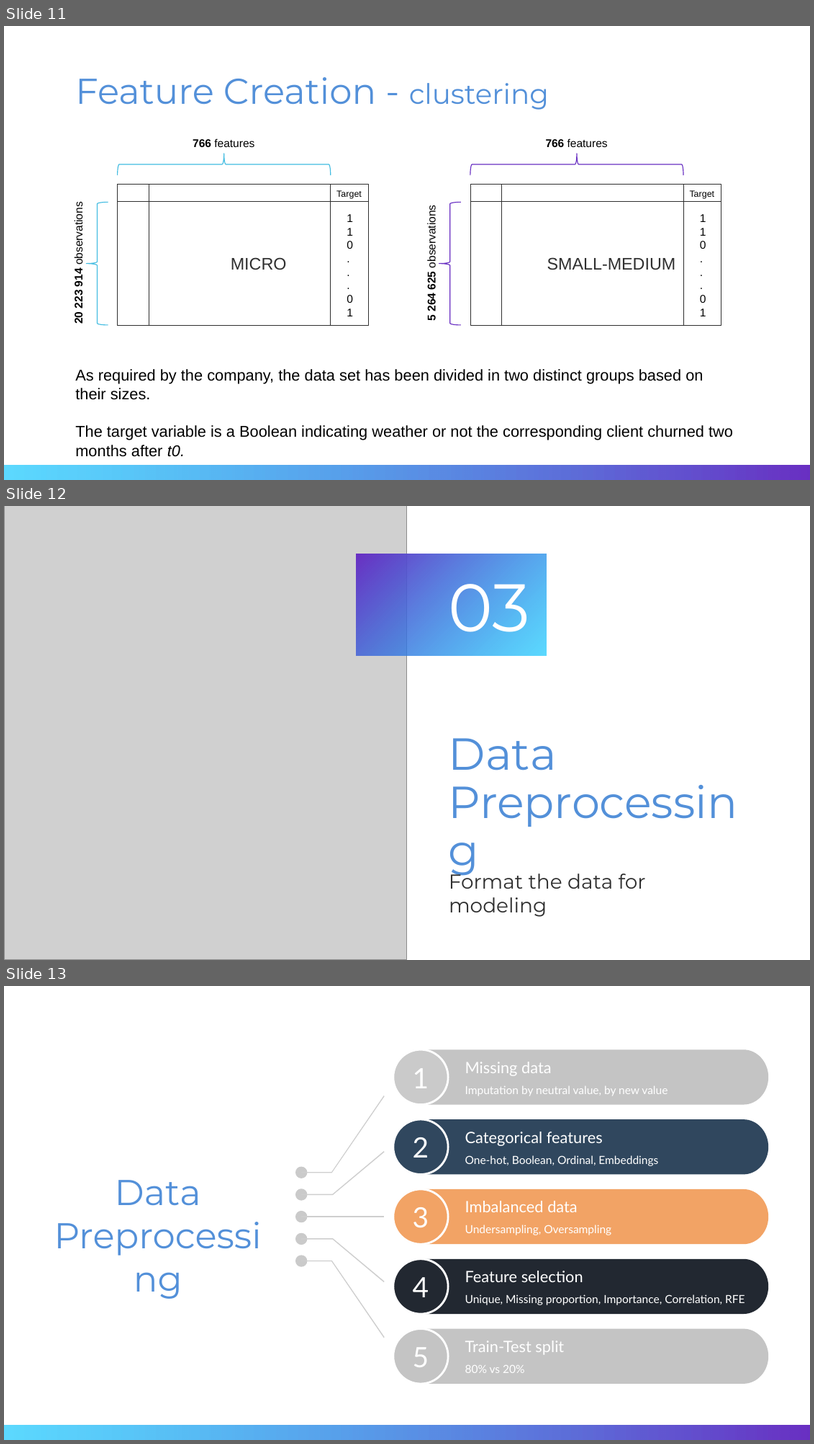
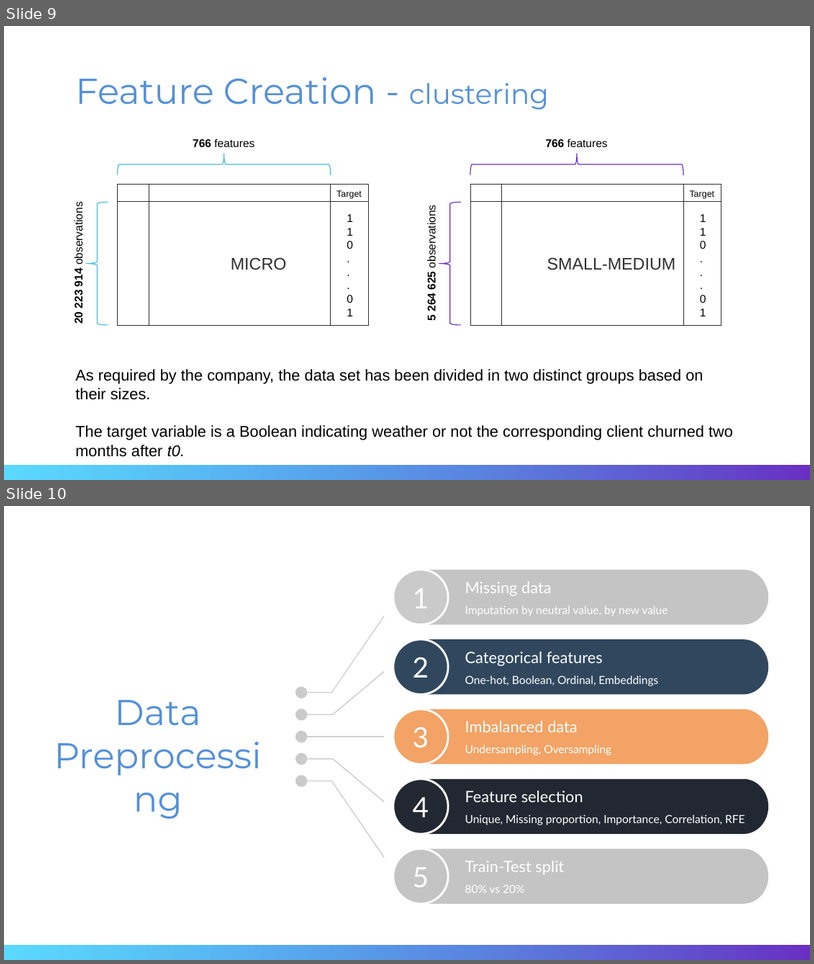
Before and after one commit to ViDurand/ChurnPrediction_EnergyCompany, a slide deck: Writing/Slides/Slides_Durand_Azimedem.pptx. Shown one above the other, each under a label of ours: slides 11, 12 and 13 before the commit, slides 9 and 10 after it. The pictures are 814x1444 and 814x964 pixels, drawn with LibreOffice and Linux fonts; fonts in the diff are those of the drawing; grey boxes stand for pictures. Boxes give left, top, right and bottom in pixels: in the first picture for what was removed or moved away, otherwise in the second. Text is boxed around its words. In the diff, an @@ line names an element or a change of style, - is before the commit and + after.

```diff
--- a/Writing/Slides/Slides_Durand_Azimedem.pptx
+++ b/Writing/Slides/Slides_Durand_Azimedem.pptx
@@ slide 12 removed at bbox=[4, 506, 810, 960], background #FFFFFF @@
@@ picture removed at bbox=[4, 506, 406, 959] @@
@@ rectangle removed at bbox=[356, 554, 547, 655] @@
@@ title removed at bbox=[449, 566, 531, 632] @@
-03
@@ title removed at bbox=[449, 738, 557, 770] @@
-Data Preprocessing
@@ subtitle removed at bbox=[449, 868, 646, 916] @@
-Format the data for modeling
@@ what was slide 11 is now slide 9 @@
@@ what was slide 13 is now slide 10 @@
```
Also in this commit, not shown: 2 slides changed, 4 other slides removed, 17 other files.
